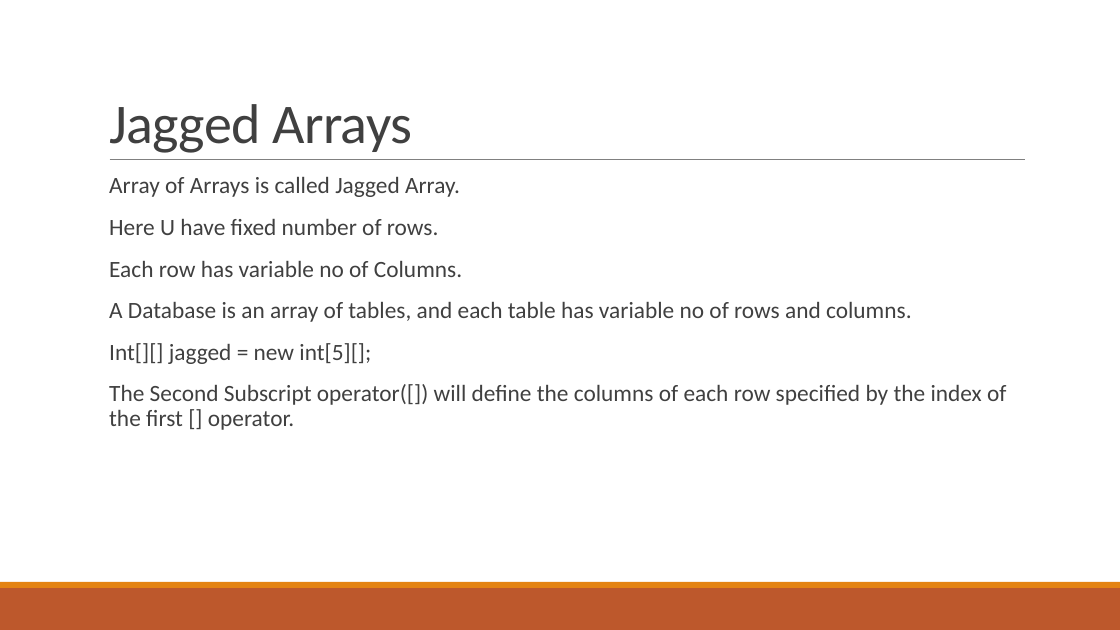
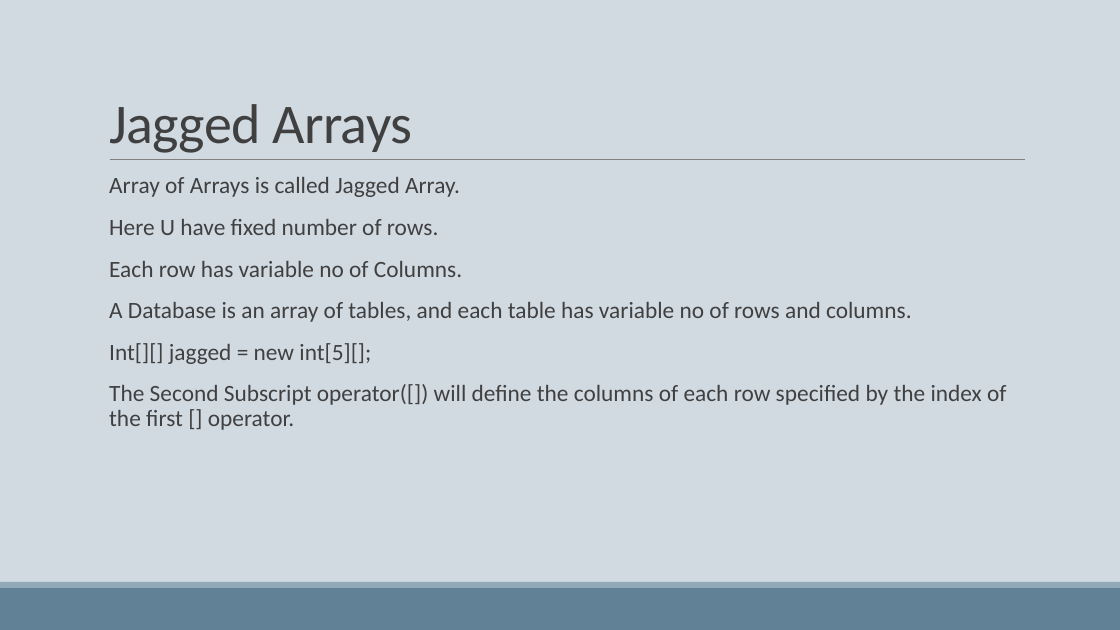
Before and after one commit to phani-rajbn/Nichi-In, a slide deck: slide 22 of MS-net.pptx. Drawn at 1120x630 pixels with LibreOffice and Linux fonts; fonts in the diff are those of the drawing. Boxes give left, top, right and bottom in pixels: in the first picture for what was removed or moved away, otherwise in the second. Text is boxed around its words. In the diff, an @@ line names an element or a change of style, - is before the commit and + after.

```diff
--- a/MS-net.pptx
+++ b/MS-net.pptx
@@ background #FFFFFF to #D1D9E1 @@
@@ text "Array of Arrays is called ..." at box(109, 177, 1006, 430): bullet colour #E48312 to #6F6F74 @@
@@ rectangle at box(0, 588, 1120, 630): fill #BD582C to #618197 @@
@@ rectangle at box(0, 582, 1120, 588): fill #E48312 to #92A9B9 @@
```
Also in this commit, not shown: 31 other slides changed, 5 slides added.
